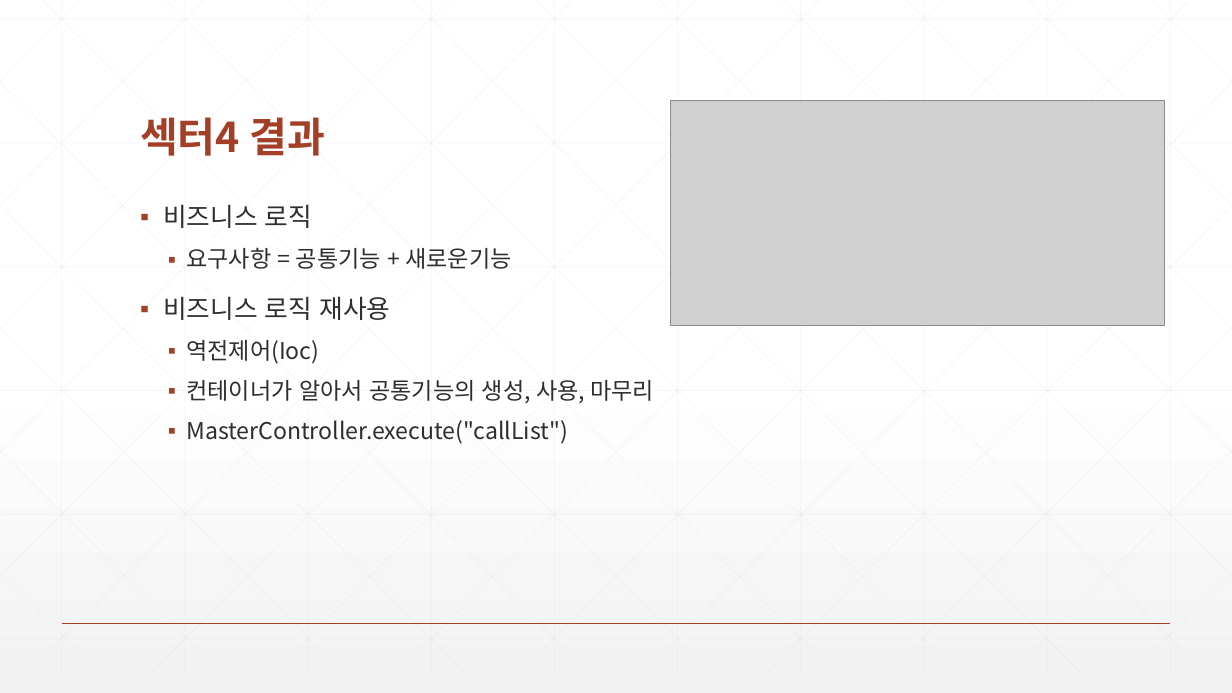
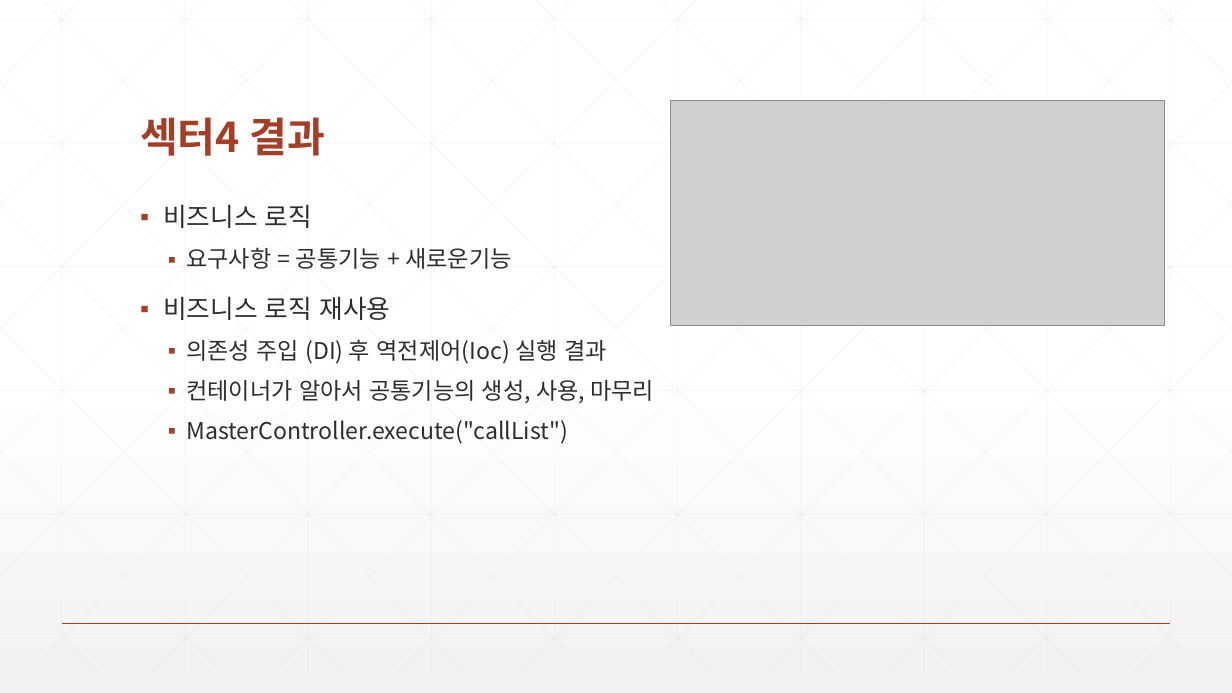
Before and after one commit to zeroshift01/code5, a slide deck: slide 9 of inflearn04/doc/3.비즈니스 공통 기능을 재사용할 수 있는 IoC 와 DI 를 구현합니다.pptx (slide 8 before the commit). Drawn at 1232x693 pixels with LibreOffice and Linux fonts; fonts in the diff are those of the drawing; grey boxes stand for pictures. Boxes give left, top, right and bottom in pixels: in the first picture for what was removed or moved away, otherwise in the second. Text is boxed around its words. In the diff, an @@ line names an element or a change of style, - is before the commit and + after.

```diff
--- a/inflearn04/doc/3.비즈니스 공통 기능을 재사용할 수 있는 IoC 와 DI 를 구현합니다.pptx
+++ b/inflearn04/doc/3.비즈니스 공통 기능을 재사용할 수 있는 IoC 와 DI 를 구현합니다.pptx
@@ text at [186,339,607,364]: text changed @@
-  ▪ 역전제어(Ioc)
+  ▪ 의존성 주입 (DI) 후 역전제어(Ioc) 실행 결과
```
Also in this commit, not shown: 1 other slide changed, 1 slide added, 3 other files.
